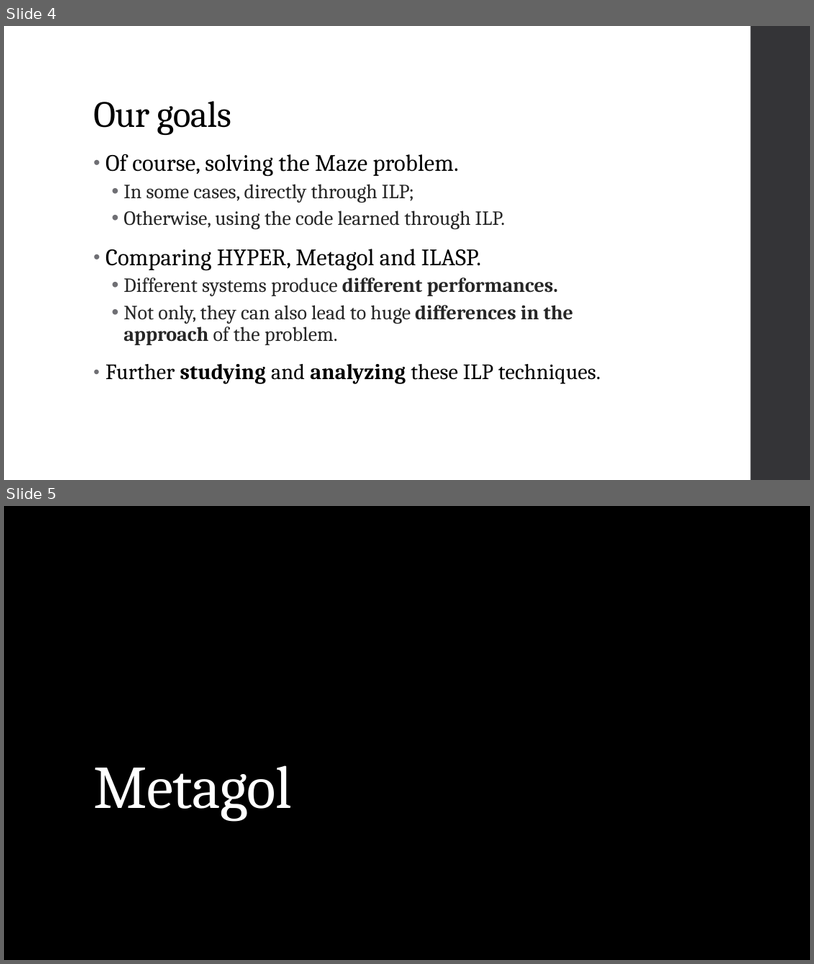
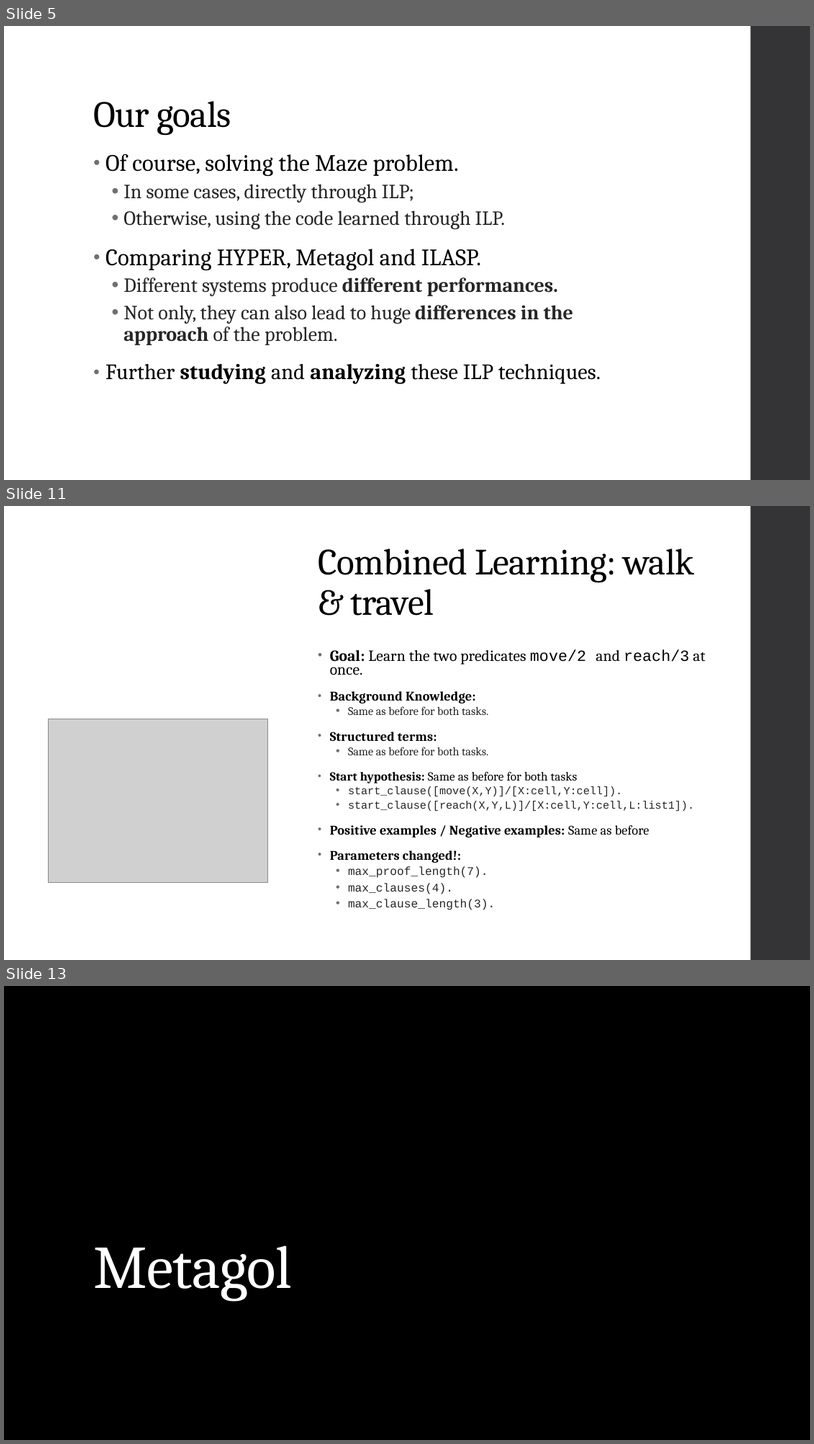
Before and after one commit to Alex-Dell1/ATAI_Maze_Project, a slide deck: ATAI_Presentation.pptx. Shown one above the other, each under a label of ours: slides 4 and 5 before the commit, slides 5, 11 and 13 after it; the slides between them are not shown. The pictures are 814x964 and 814x1444 pixels, drawn with LibreOffice and Linux fonts; fonts in the diff are those of the drawing; grey boxes stand for pictures; background and template pictures are left out. Boxes give left, top, right and bottom in pixels: in the first picture for what was removed or moved away, otherwise in the second. Text is boxed around its words. In the diff, an @@ line names an element or a change of style, - is before the commit and + after.

```diff
--- a/ATAI_Presentation.pptx
+++ b/ATAI_Presentation.pptx
@@ slide 11 added at (4,506,810,960), background picture (left out); not listed: 1 template element that a slide beside it also shows @@
@@ title added at (318,548,694,615), 44 pt, text #000000 @@
+Combined Learning: walk & travel
@@ text added at (330,650,705,910), 13.9 pt, text #262626 @@
+• Goal: Learn the two predicates move/2 and reach/3 at once.
+• Background Knowledge:
+  • Same as before for both tasks.
+• Structured terms:
+  • Same as before for both tasks.
+• Start hypothesis: Same as before for both tasks
+  • start_clause([move(X,Y)]/[X:cell,Y:cell]).
+  • start_clause([reach(X,Y,L)]/[X:cell,Y:cell,L:list1]).
+• Positive examples / Negative examples: Same as before
+• Parameters changed!:
+  • max_proof_length(7).
+  • max_clauses(4).
+  • max_clause_length(3).
@@ picture added at (48,719,267,883) @@
@@ what was slide 4 is now slide 5 @@
@@ what was slide 5 is now slide 13 @@
```
Also in this commit, not shown: 6 slides changed, 12 other slides added, 1 other file.
